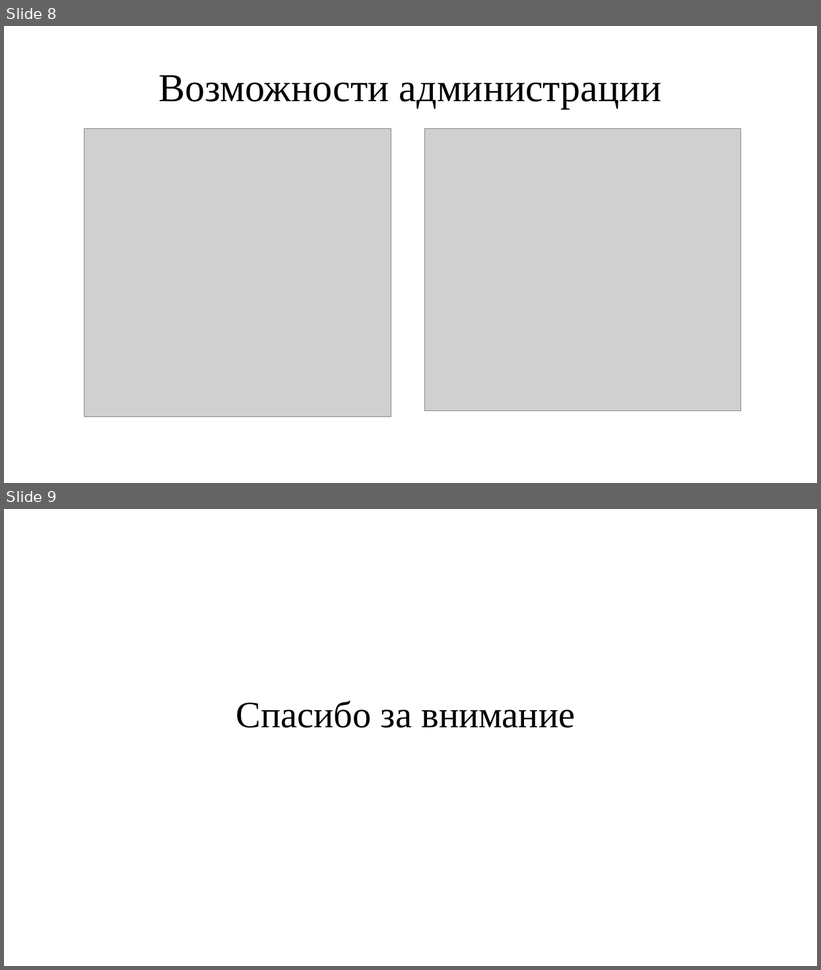
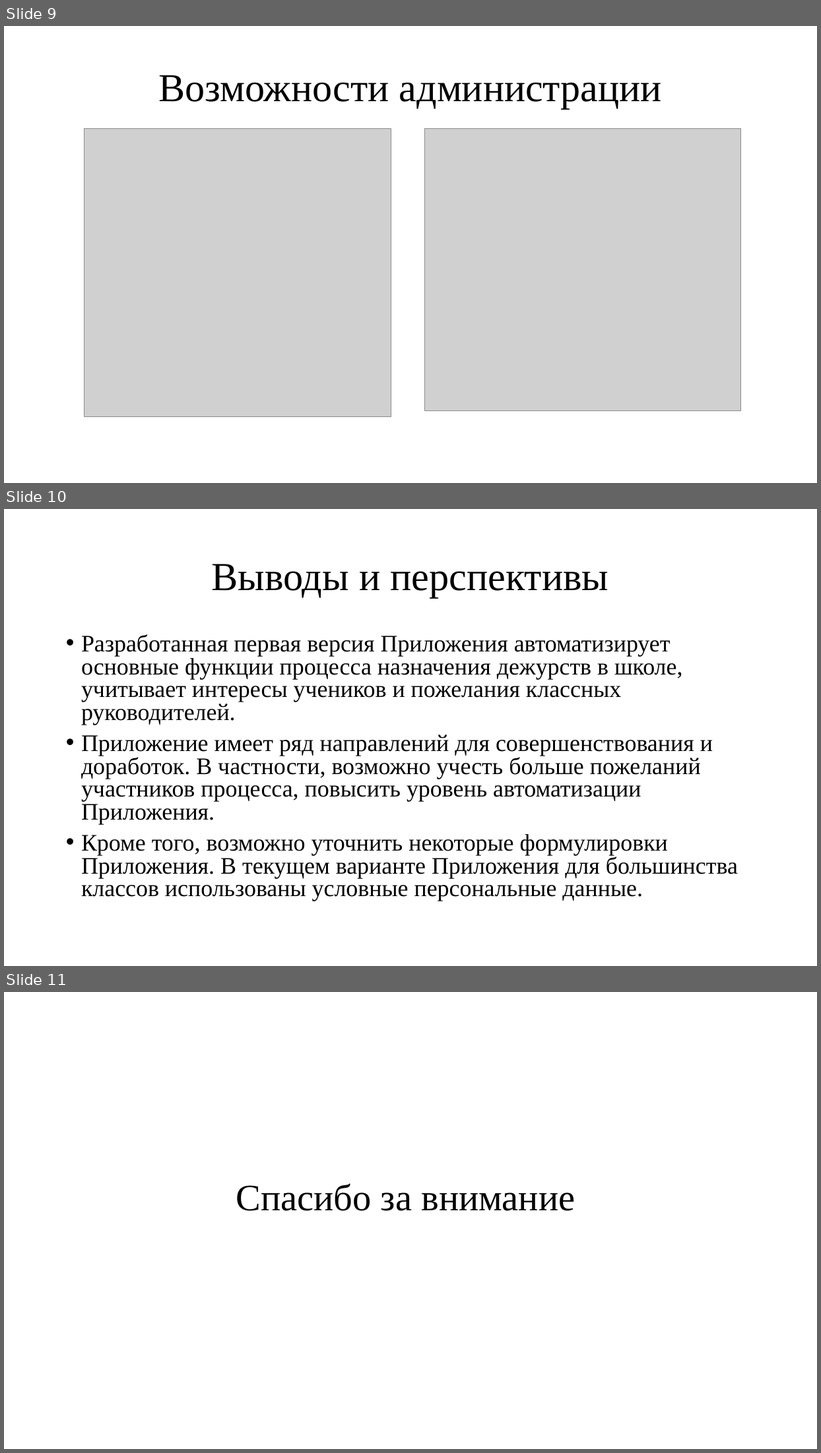
Before and after one commit to sk3feel/YandexProject1, a slide deck: Documentation/Презентация проекта.pptx. Shown one above the other, each under a label of ours: slides 8 and 9 before the commit, slides 9, 10 and 11 after it. The pictures are 821x970 and 821x1453 pixels, drawn with LibreOffice and Linux fonts; fonts in the diff are those of the drawing; grey boxes stand for pictures. Boxes give left, top, right and bottom in pixels: in the first picture for what was removed or moved away, otherwise in the second. Text is boxed around its words. In the diff, an @@ line names an element or a change of style, - is before the commit and + after.

```diff
--- a/Documentation/Презентация проекта.pptx
+++ b/Documentation/Презентация проекта.pptx
@@ slide 10 added at [4,509,817,966], background #FFFFFF @@
@@ title added at [212,564,609,598], 47 pt, text #000000 @@
+Выводы и перспективы
@@ text added at [81,634,738,902], 28 pt, text #000000 @@
+• Разработанная первая версия Приложения автоматизирует основные функции процесса назначения дежурств в школе, учитывает интересы учеников и пожелания классных руководителей.
+• Приложение имеет ряд направлений для совершенствования и доработок. В частности, возможно учесть больше пожеланий участников процесса, повысить уровень автоматизации Приложения.
+• Кроме того, возможно уточнить некоторые формулировки Приложения. В текущем варианте Приложения для большинства классов использованы условные персональные данные.
@@ what was slide 8 is now slide 9 @@
@@ what was slide 9 is now slide 11 @@
```
Also in this commit, not shown: 5 slides changed, 1 other slide added.
